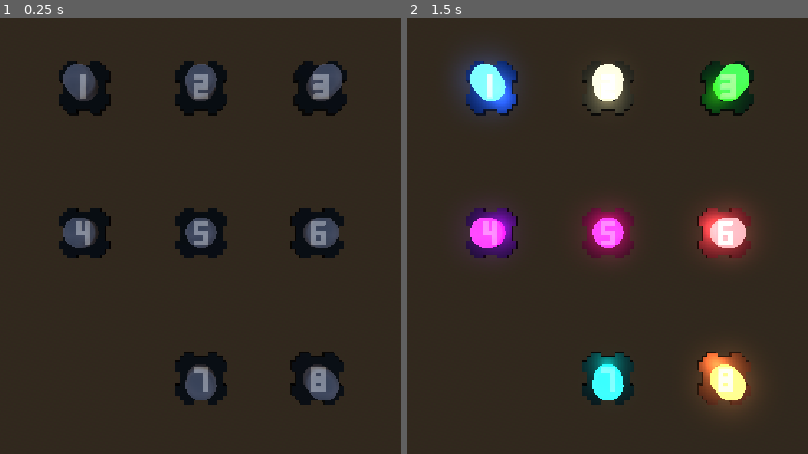
Above: before the commit, frames 1-2 (left to right).
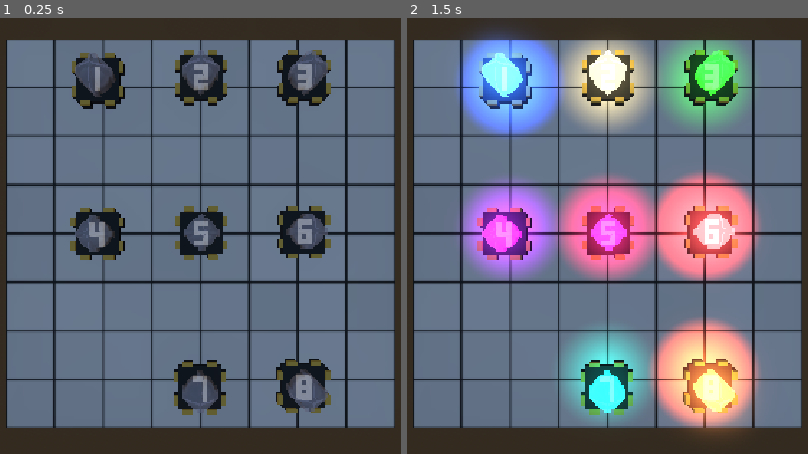
Above: after the commit, the same moments.

Repository: lpsaldana/xmas-lights
Game: Godot game, scene res://scenes/game.tscn
Two runs of this game, one before a commit and one after it. Both use one fixed random seed, a clock stepped at 60 frames per second and the inputs below.
Inputs (mouse positions are in pixels of both pictures, inside the frame that each line leads up to):
- Up to frame 1 (0.25 s): no input
- Up to frame 2 (1.5 s): tap Enter (ui_accept) at 0.5, 0.77, 1.25 s; move the mouse to (775, 218) at 0.52 s; click (775, 218) at 0.67 s; drag from (439, 266) to (559, 331) at 1.27 s

The runs differ from the first frame. In frame 1, 82% of the frame differs, in the area x 1-99%, y 5-95%; in frame 2, 84%, in the area x 1-99%, y 2-96%.

Commit message:
cambios visuales

Diff:
--- /dev/null
+++ b/assets/base_mat.tres
@@ -0,0 +1,5 @@
+[gd_resource type="StandardMaterial3D" format=3 uid="uid://bog7kp2l36gp7"]
+
+[resource]
+albedo_color = Color(0.33809972, 0.3380997, 0.33809966, 1)
+metallic = 1.0
--- a/assets/cable_mat.tres
+++ b/assets/cable_mat.tres
@@ -1,8 +1,7 @@
 [gd_resource type="StandardMaterial3D" format=3 uid="uid://bd3fc4raxb7d4"]
 
 [resource]
-albedo_color = Color(0, 0.6644344, 0.6629296, 0.55700004)
-roughness = 0.58
+albedo_color = Color(0.08627451, 0.54509807, 0.80784315, 1)
 emission_enabled = true
-emission = Color(0, 0.6644344, 0.6629296, 0.55700004)
+emission = Color(0, 0.7490196, 1, 1)
 emission_energy_multiplier = 7.41
--- a/scenes/game.tscn
+++ b/scenes/game.tscn
@@ -4,6 +4,7 @@
 [ext_resource type="Material" uid="uid://bd3fc4raxb7d4" path="res://assets/cable_mat.tres" id="2_lnu2h"]
 [ext_resource type="Script" uid="uid://b6rqmbpsvvn6t" path="res://scenes/connection_manager.gd" id="2_yqjtg"]
 [ext_resource type="PackedScene" uid="uid://binl0wag2isr5" path="res://scenes/connection.tscn" id="3_lbhrr"]
+[ext_resource type="PackedScene" uid="uid://bqdh40ilxfyui" path="res://assets/board.glb" id="5_iywne"]
 
 [sub_resource type="ProceduralSkyMaterial" id="ProceduralSkyMaterial_uwrxv"]
 sky_horizon_color = Color(0.66224277, 0.6717428, 0.6867428, 1)
@@ -16,6 +17,11 @@
 background_mode = 2
 sky = SubResource("Sky_yqjtg")
 glow_enabled = true
+glow_levels/1 = 2.18
+glow_levels/2 = 2.13
+glow_levels/3 = 2.01
+glow_intensity = 0.8
+glow_bloom = 0.1
 
 [sub_resource type="BoxMesh" id="BoxMesh_lnu2h"]
 
@@ -46,31 +52,35 @@
 [node name="Lights" type="Node" parent="." unique_id=1833776502]
 
 [node name="Uno" parent="Lights" unique_id=971660958 instance=ExtResource("1_uwrxv")]
-transform = Transform3D(1, 0, 0, 0, 1, 0, 0, 0, 1, -8, 0, -10)
+transform = Transform3D(1, 0, 0, 0, 1, 0, 0, 0, 1, -7.019924, 0, -10.490038)
 
 [node name="Dos" parent="Lights" unique_id=1121768286 instance=ExtResource("1_uwrxv")]
-transform = Transform3D(1, 0, 0, 0, 1, 0, 0, 0, 1, 0, 0, -10)
+transform = Transform3D(1, 0, 0, 0, 1, 0, 0, 0, 1, 0, 0, -10.653385)
 number = 2
 
 [node name="Tres" parent="Lights" unique_id=1552291828 instance=ExtResource("1_uwrxv")]
-transform = Transform3D(1, 0, 0, 0, 1, 0, 0, 0, 1, 8.232, 0, -10)
+transform = Transform3D(1, 0, 0, 0, 1, 0, 0, 0, 1, 7.0885754, 0, -10.653385)
 number = 3
 
 [node name="Cuatro" parent="Lights" unique_id=1846125130 instance=ExtResource("1_uwrxv")]
-transform = Transform3D(1, 0, 0, 0, 1, 0, 0, 0, 1, -8, 0, 0)
+transform = Transform3D(1, 0, 0, 0, 1, 0, 0, 0, 1, -7.061325, 0, 0.08167291)
 number = 4
 
 [node name="Cinco" parent="Lights" unique_id=1021843738 instance=ExtResource("1_uwrxv")]
+transform = Transform3D(0.9995922, 0.028555885, 0, -0.028555885, 0.9995922, 0, 0, 0, 1, 0, 0, 0)
 number = 5
 
 [node name="Seis" parent="Lights" unique_id=754057674 instance=ExtResource("1_uwrxv")]
-transform = Transform3D(1, 0, 0, 0, 1, 0, 0, 0, 1, 8, 0, 0)
+transform = Transform3D(1, 0, 0, 0, 1, 0, 0, 0, 1, 7.0708237, 0, -0.08167267)
 number = 6
 
 [node name="Siete" parent="Lights" unique_id=1200106679 instance=ExtResource("1_uwrxv")]
-transform = Transform3D(1, 0, 0, 0, 1, 0, 0, 0, 1, 0, 0, 10)
+transform = Transform3D(1, 0, 0, 0, 1, 0, 0, 0, 1, -0.055612564, 0, 10.611743)
 number = 7
 
 [node name="Ocho" parent="Lights" unique_id=805053673 instance=ExtResource("1_uwrxv")]
-transform = Transform3D(1, 0, 0, 0, 1, 0, 0, 0, 1, 8, 0, 10)
+transform = Transform3D(1, 0, 0, 0, 1, 0, 0, 0, 1, 7.0199203, 0, 10.528324)
 number = 8
+
+[node name="board" parent="." unique_id=997566122 instance=ExtResource("5_iywne")]
+transform = Transform3D(2, 0, 0, 0, 1, 0, 0, 0, 2, 0, -2, 0)
--- a/scenes/light.tscn
+++ b/scenes/light.tscn
@@ -2,6 +2,7 @@
 
 [ext_resource type="Script" uid="uid://4i80g40ql446" path="res://scenes/light.gd" id="1_2e2gu"]
 [ext_resource type="PackedScene" uid="uid://cx4d47pttn67i" path="res://assets/foco_base.glb" id="1_24oxn"]
+[ext_resource type="Material" uid="uid://bog7kp2l36gp7" path="res://assets/base_mat.tres" id="3_gr6e6"]
 [ext_resource type="Material" uid="uid://cfpafwtyqdjg" path="res://assets/number_mat.tres" id="3_ky1i4"]
 
 [sub_resource type="StandardMaterial3D" id="StandardMaterial3D_2e2gu"]
@@ -20,48 +21,56 @@
 
 [node name="LampBase" parent="." unique_id=825441813 instance=ExtResource("1_24oxn")]
 
-[node name="Glass" parent="LampBase" index="0" unique_id=1406421608]
+[node name="Glass" parent="LampBase" index="0" unique_id=584004980]
 surface_material_override/0 = SubResource("StandardMaterial3D_2e2gu")
 
-[node name="Base2" parent="LampBase" index="1" unique_id=15566162]
+[node name="Base2" parent="LampBase" index="1" unique_id=1794299279]
 visible = false
+surface_material_override/0 = ExtResource("3_gr6e6")
 surface_material_override/1 = ExtResource("3_ky1i4")
 
-[node name="Base3" parent="LampBase" index="2" unique_id=1911974413]
+[node name="Base3" parent="LampBase" index="2" unique_id=1711942414]
 visible = false
+surface_material_override/0 = ExtResource("3_gr6e6")
 surface_material_override/1 = ExtResource("3_ky1i4")
 
-[node name="Base4" parent="LampBase" index="3" unique_id=1734878500]
+[node name="Base4" parent="LampBase" index="3" unique_id=610192597]
 visible = false
+surface_material_override/0 = ExtResource("3_gr6e6")
 surface_material_override/1 = ExtResource("3_ky1i4")
 
-[node name="Base5" parent="LampBase" index="4" unique_id=595871821]
+[node name="Base5" parent="LampBase" index="4" unique_id=2085899385]
 visible = false
+surface_material_override/0 = ExtResource("3_gr6e6")
 surface_material_override/1 = ExtResource("3_ky1i4")
 
-[node name="Base6" parent="LampBase" index="5" unique_id=1301634036]
+[node name="Base6" parent="LampBase" index="5" unique_id=2106018817]
 visible = false
+surface_material_override/0 = ExtResource("3_gr6e6")
 surface_material_override/1 = ExtResource("3_ky1i4")
 
-[node name="Base7" parent="LampBase" index="6" unique_id=1275416754]
+[node name="Base7" parent="LampBase" index="6" unique_id=1835275006]
 visible = false
+surface_material_override/0 = ExtResource("3_gr6e6")
 surface_material_override/1 = ExtResource("3_ky1i4")
 
-[node name="Base8" parent="LampBase" index="7" unique_id=954860514]
+[node name="Base8" parent="LampBase" index="7" unique_id=688867662]
 visible = false
+surface_material_override/0 = ExtResource("3_gr6e6")
 surface_material_override/1 = ExtResource("3_ky1i4")
 
-[node name="Base1" parent="LampBase" index="8" unique_id=1756803993]
+[node name="Base1" parent="LampBase" index="8" unique_id=599417951]
 visible = false
+surface_material_override/0 = ExtResource("3_gr6e6")
 surface_material_override/1 = ExtResource("3_ky1i4")
 
 [node name="OmniLight3D" type="OmniLight3D" parent="." unique_id=1149103641]
 transform = Transform3D(1, 0, 0, 0, 1, 0, 0, 0, 1, 0, 1.615284, -0.3889284)
 light_color = Color(2.695322e-06, 0.7141459, 0.9052974, 1)
 light_energy = 2.0
-shadow_enabled = true
 
 [node name="StaticBody3D" type="StaticBody3D" parent="." unique_id=409145 groups=["connection_nodes"]]
+visible = false
 
 [node name="CollisionShape3D" type="CollisionShape3D" parent="StaticBody3D" unique_id=1147766993]
 transform = Transform3D(1, 0, 0, 0, 1, 0, 0, 0, 1, -0.08223724, 0, -0.056907654)
Binary file added: assets/board.glb
Not shown, added: assets/board.glb.import
Binary file added: assets/board_board_color.png
Not shown, added: assets/board_board_color.png.import
Binary file changed: assets/foco_base.glb
